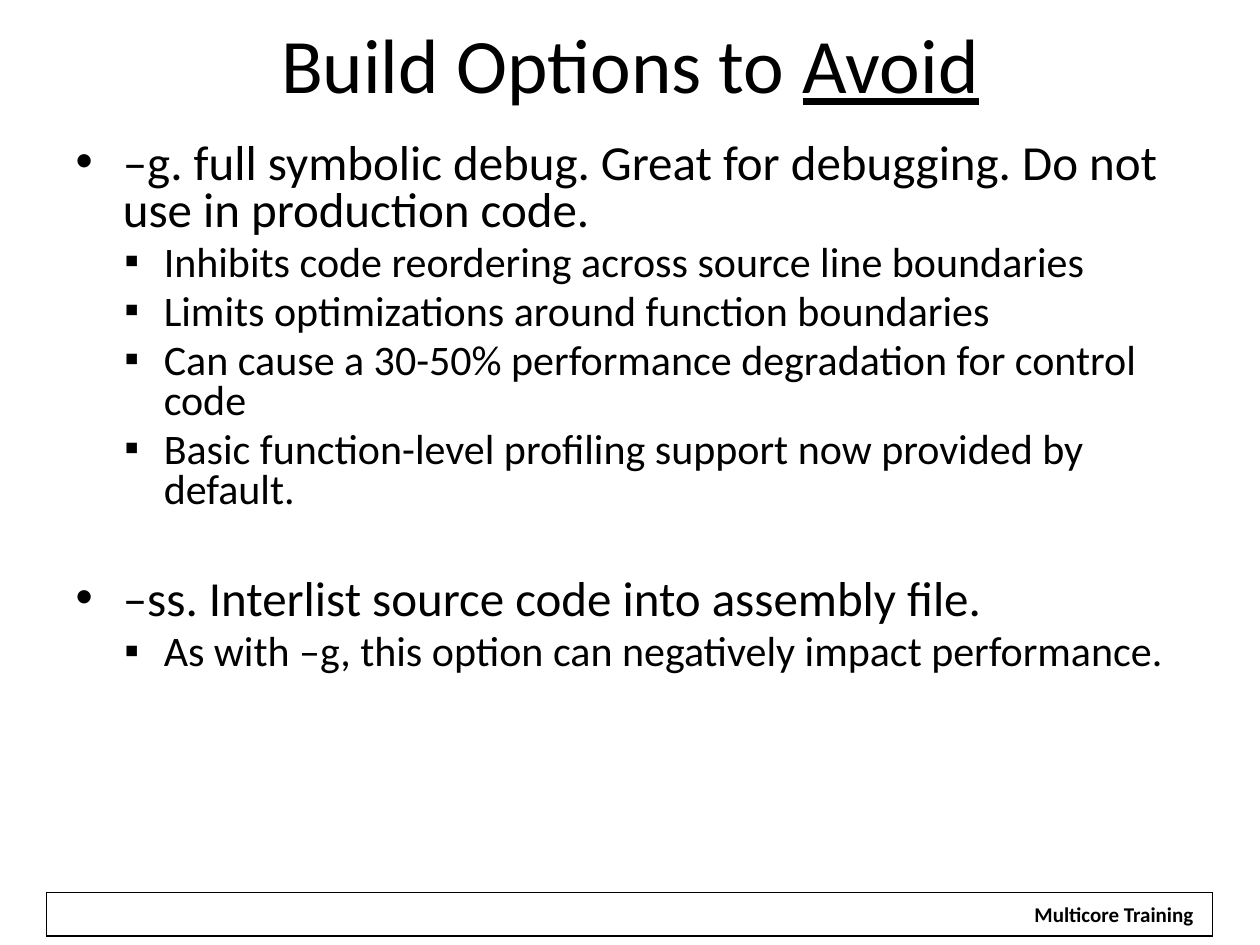
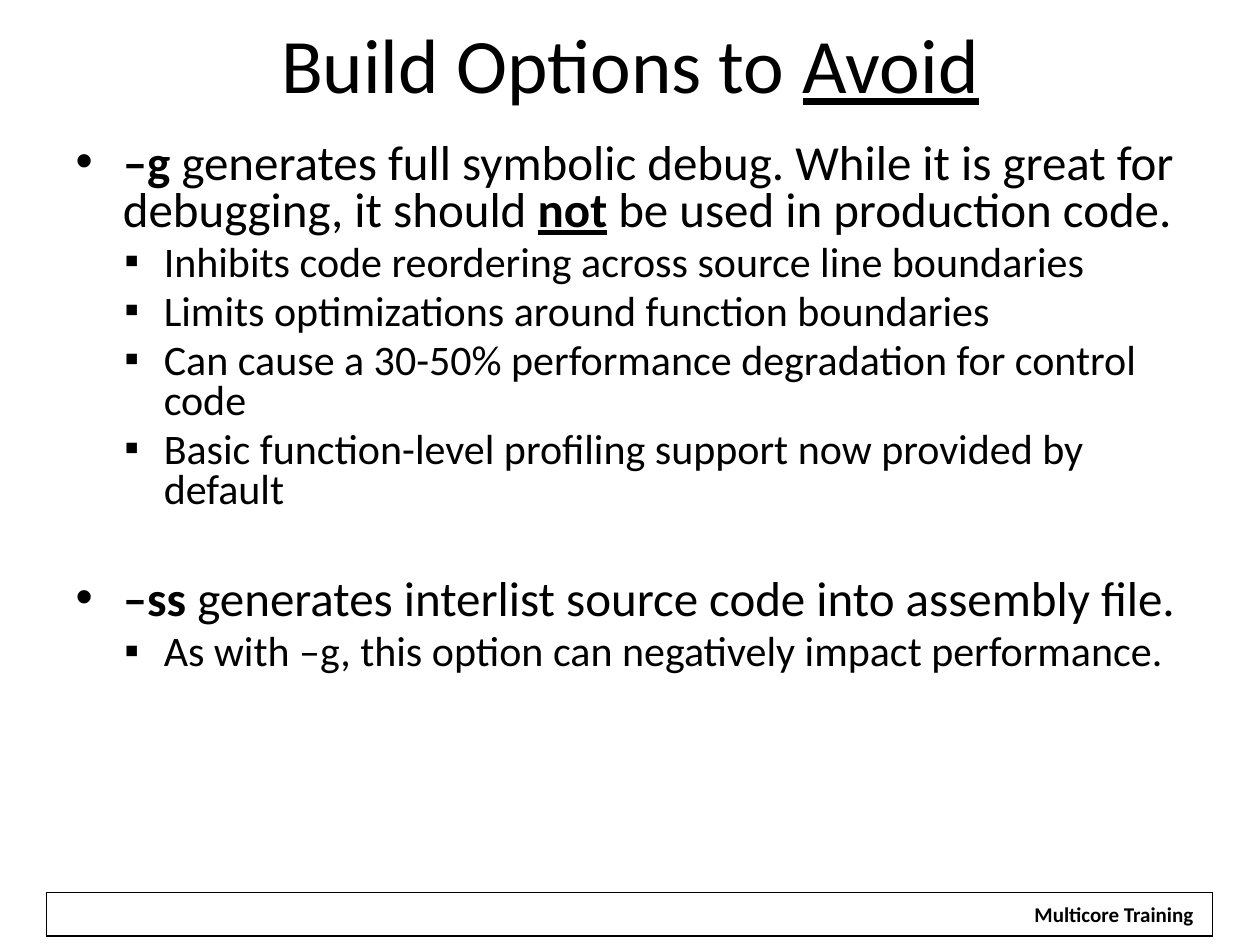
Before and after one commit to hari1989/keystone-workshop, a slide deck: slide 30 of slides/KeyStone Optimization.pptx. Drawn at 1260x945 pixels with LibreOffice and Linux fonts; fonts in the diff are those of the drawing; background and template pictures are left out. Boxes give left, top, right and bottom in pixels: in the first picture for what was removed or moved away, otherwise in the second. Text is boxed around its words. In the diff, an @@ line names an element or a change of style, - is before the commit and + after.

```diff
--- a/slides/KeyStone Optimization.pptx
+++ b/slides/KeyStone Optimization.pptx
@@ text at [123, 146, 1174, 236]: text changed @@
-• –g. full symbolic debug. Great for debugging. Do not use in production code.
+• –g generates full symbolic debug. While it is great for debugging, it should not be used in production code.
@@ text at [123, 434, 1175, 625]: text changed @@
-  ▪ Basic function-level profiling support now provided by default.
-• –ss. Interlist source code into assembly file.
+  ▪ Basic function-level profiling support now provided by default
+• –ss generates interlist source code into assembly file.
```
Also in this commit, not shown: 32 other slides changed, 2 slides added, 1 slide removed, 7 other files.
